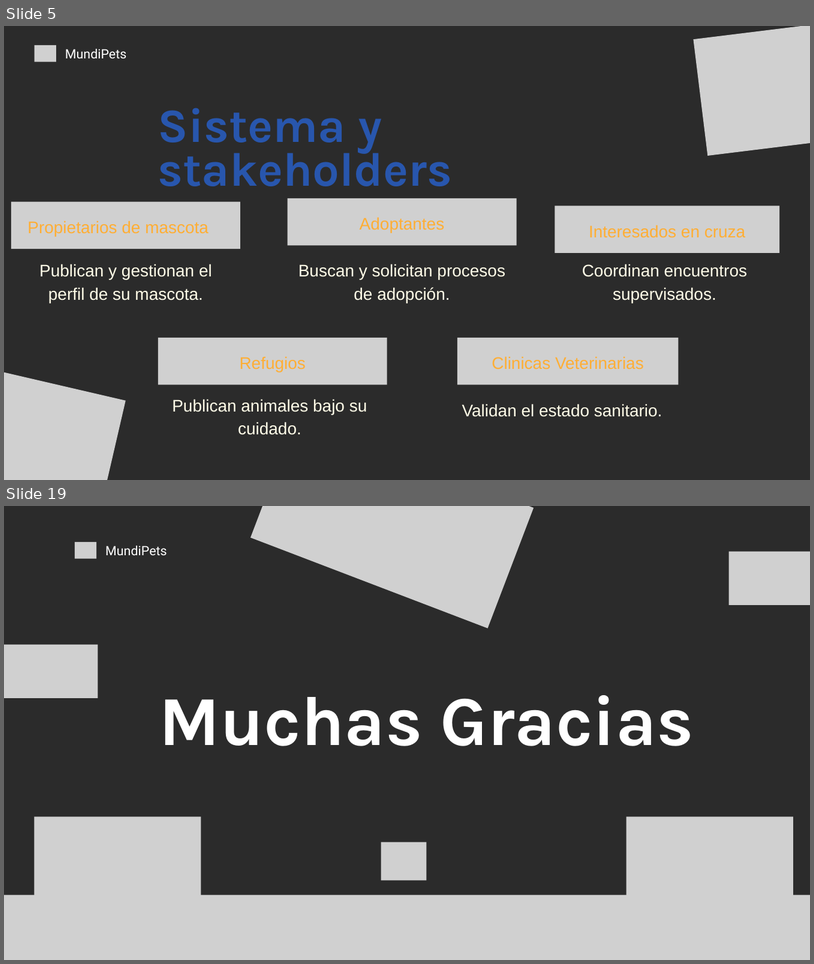
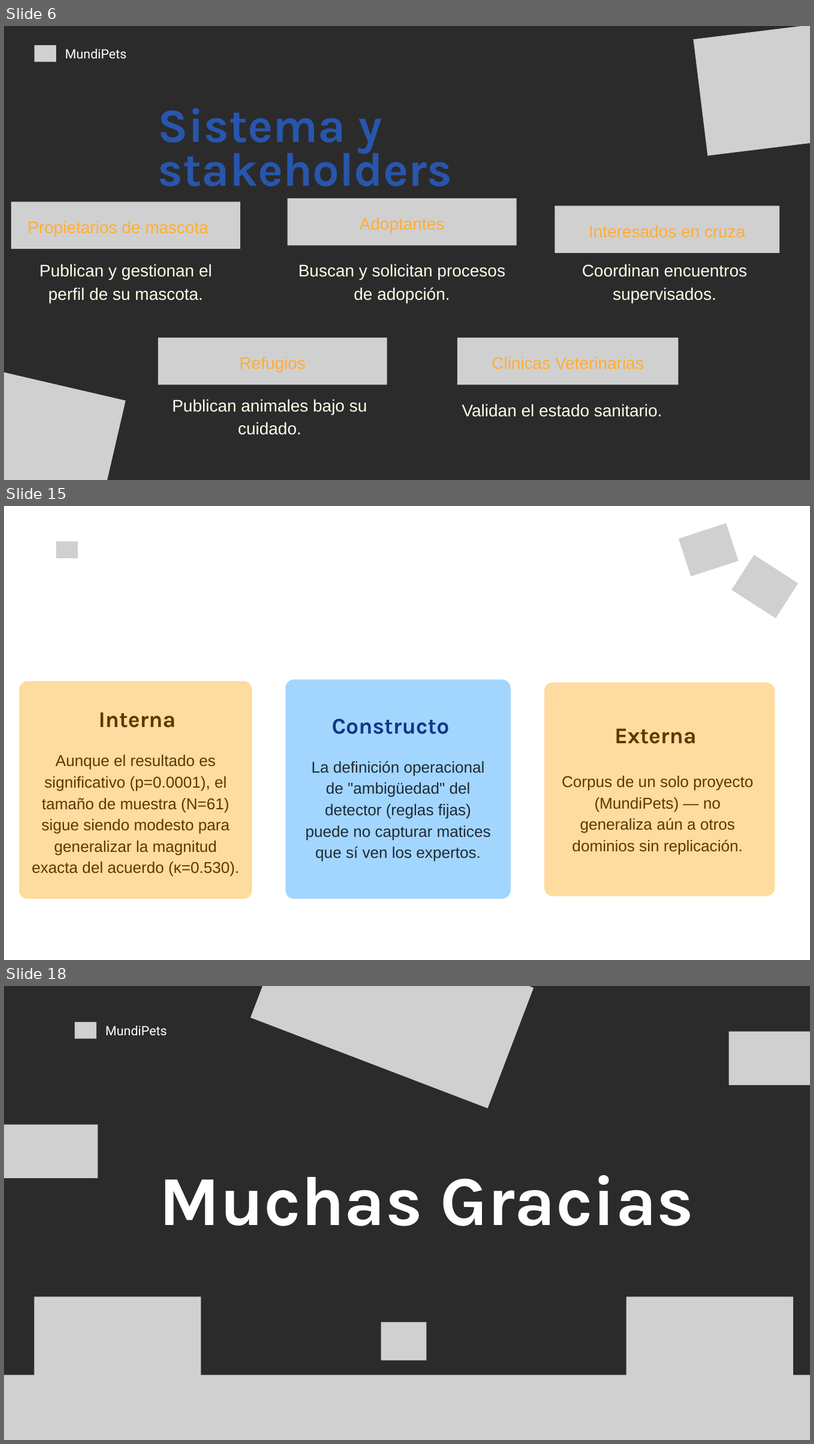
Before and after one commit to andymendozap03/MundiPets-PFC-IngReq, a slide deck: 09_Defensa/Presentación.pptx. Shown one above the other, each under a label of ours: slides 5 and 19 before the commit, slides 6, 15 and 18 after it; the slides between them are not shown. The pictures are 814x964 and 814x1444 pixels, drawn with LibreOffice and Linux fonts; fonts in the diff are those of the drawing; grey boxes stand for pictures; background and template pictures are left out; a plain dark background stands for a picture behind light text. Boxes give left, top, right and bottom in pixels: in the first picture for what was removed or moved away, otherwise in the second. Text is boxed around its words. In the diff, an @@ line names an element or a change of style, - is before the commit and + after.

Commit message:
Actualizar presentacion defensa MundiPets

```diff
--- a/09_Defensa/Presentación.pptx
+++ b/09_Defensa/Presentación.pptx
@@ slide 15 added at (4, 506, 810, 960), background picture (left out) @@
@@ picture added at (679, 523, 738, 576) @@
@@ picture added at (56, 541, 78, 558) @@
@@ text added at (87, 540, 179, 558), 23 pt, text #FFFFFF @@
+MundiPets
@@ picture added at (732, 555, 798, 618) @@
@@ freeform shape added at (20, 681, 252, 899), fill #FEDB9E @@
@@ freeform shape added at (285, 679, 511, 899), fill #A2D6FF @@
@@ freeform shape added at (544, 682, 775, 896), fill #FEDB9E @@
@@ text added at (99, 712, 176, 727), 40 pt, text #5D3700, bold @@
+Interna
@@ text added at (332, 718, 450, 734), 40 pt, text #0D3889, bold @@
+Constructo
@@ text added at (615, 729, 697, 744), 40 pt, text #5D3700, bold @@
+Externa
@@ text added at (32, 754, 239, 876), 28 pt, text #5D3700 @@
+Aunque el resultado es significativo (p=0.0001), el tamaño de muestra (N=61) sigue siendo modesto para generalizar la magnitud exacta del acuerdo (κ=0.530).
@@ text added at (306, 760, 491, 861), 28 pt, text #1F2937 @@
+La definición operacional de "ambigüedad" del detector (reglas fijas) puede no capturar matices que sí ven los expertos.
@@ text added at (562, 775, 753, 855), 28 pt, text #5D3700 @@
+Corpus de un solo proyecto (MundiPets) — no generaliza aún a otros dominios sin replicación.
@@ text added at (136, 840, 148, 852), 85 pt, text #FFFFFF, bold @@
+Amenazas a la validez
@@ what was slide 5 is now slide 6 @@
@@ what was slide 19 is now slide 18 @@
```
Also in this commit, not shown: 11 other slides added, 13 slides removed, 1 other file.
